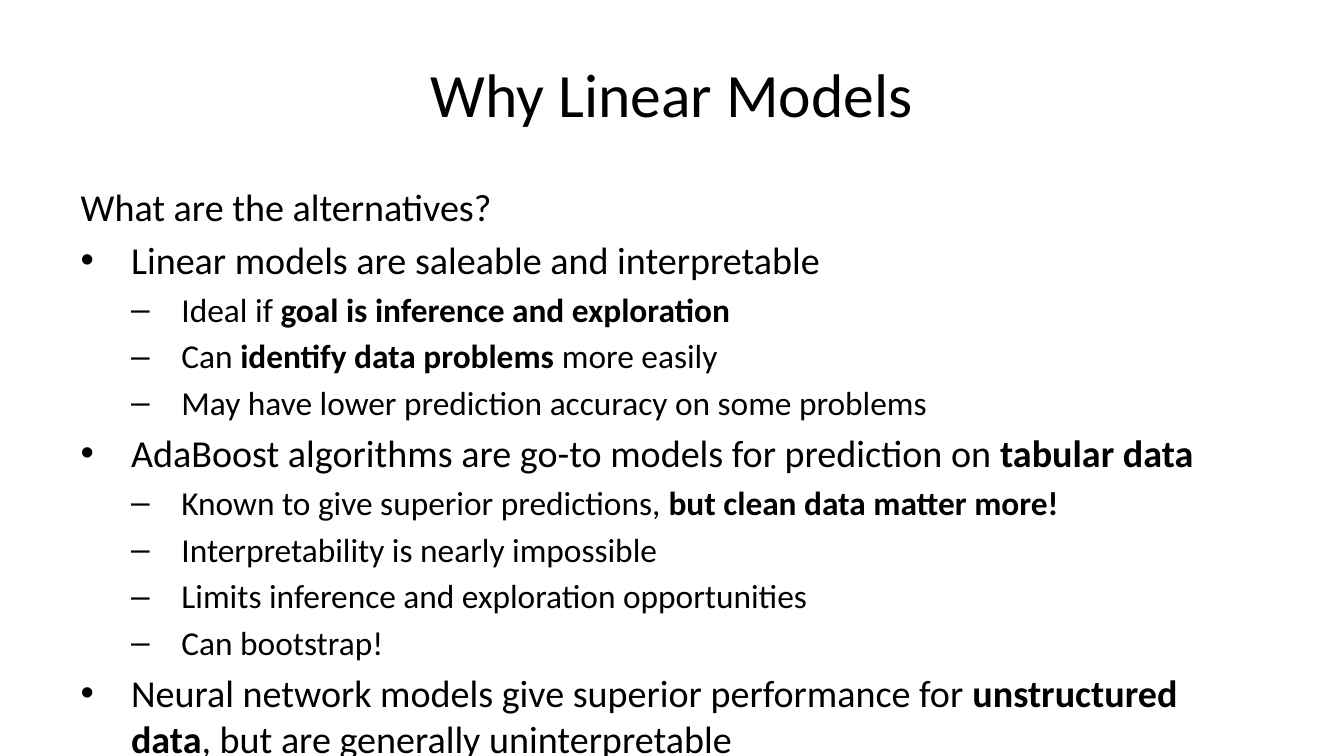
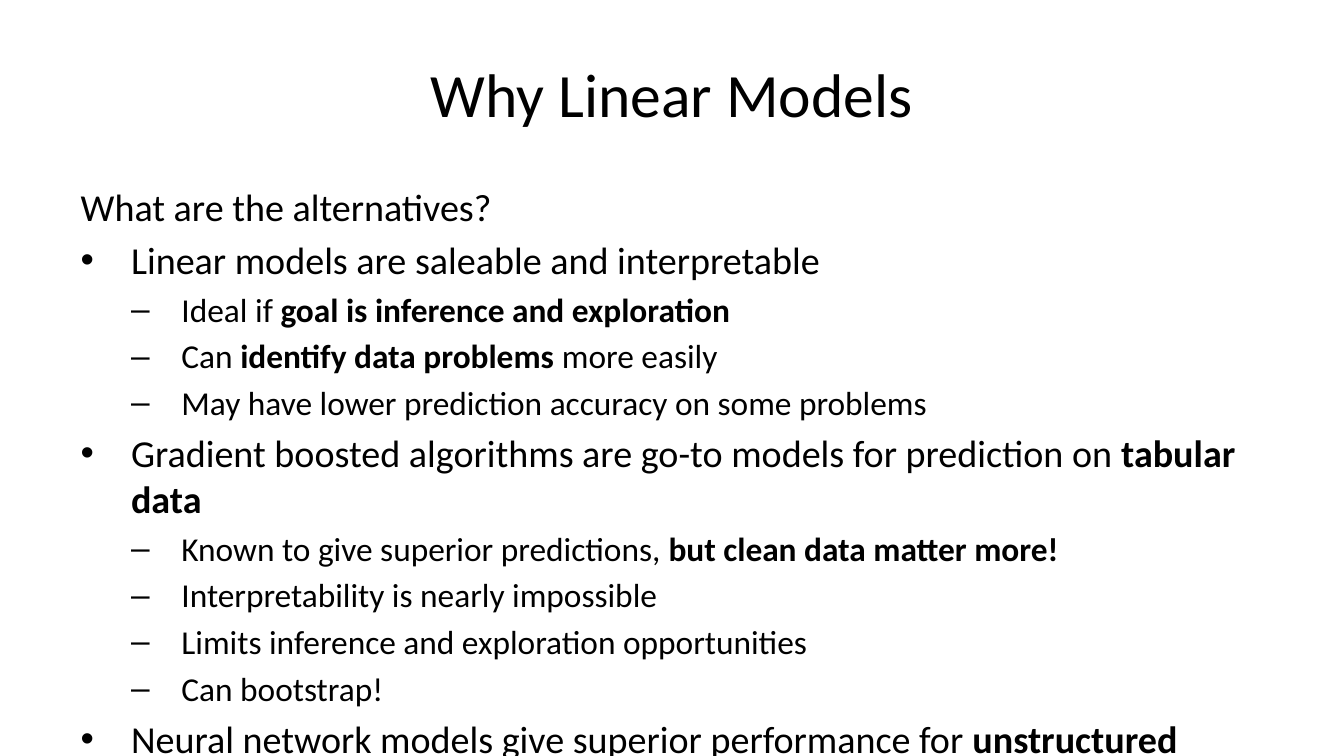
Before and after one commit to StephenElston/CSCI-E-83, a slide deck: slide 5 of LectureSlides/08_IntroductionToLinearModels.pptx. Drawn at 1344x756 pixels with LibreOffice and Linux fonts; fonts in the diff are those of the drawing. Boxes give left, top, right and bottom in pixels: in the first picture for what was removed or moved away, otherwise in the second. Text is boxed around its words. In the diff, an @@ line names an element or a change of style, - is before the commit and + after.

```diff
--- a/LectureSlides/08_IntroductionToLinearModels.pptx
+++ b/LectureSlides/08_IntroductionToLinearModels.pptx
@@ text at [131,440,1235,514]: text changed @@
-• AdaBoost algorithms are go-to models for prediction on tabular data
+• Gradient boosted algorithms are go-to models for prediction on tabular data
```
Also in this commit, not shown: 4 other slides changed, 8 slides added.
